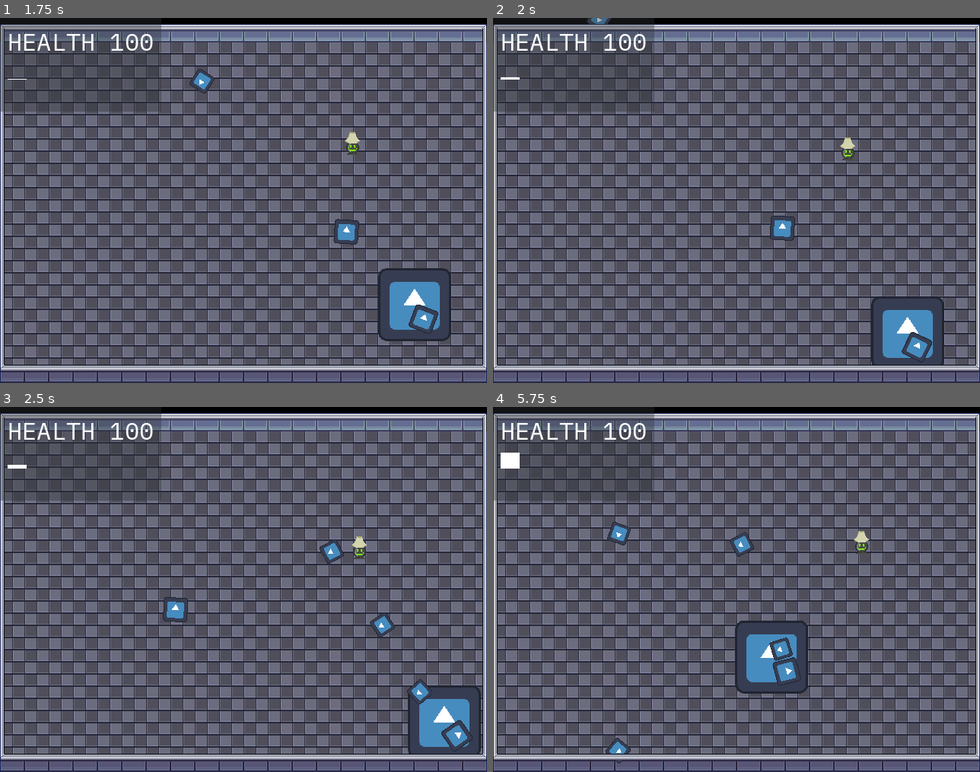
Above: before the commit, frames 1-4 (two rows, left to right).
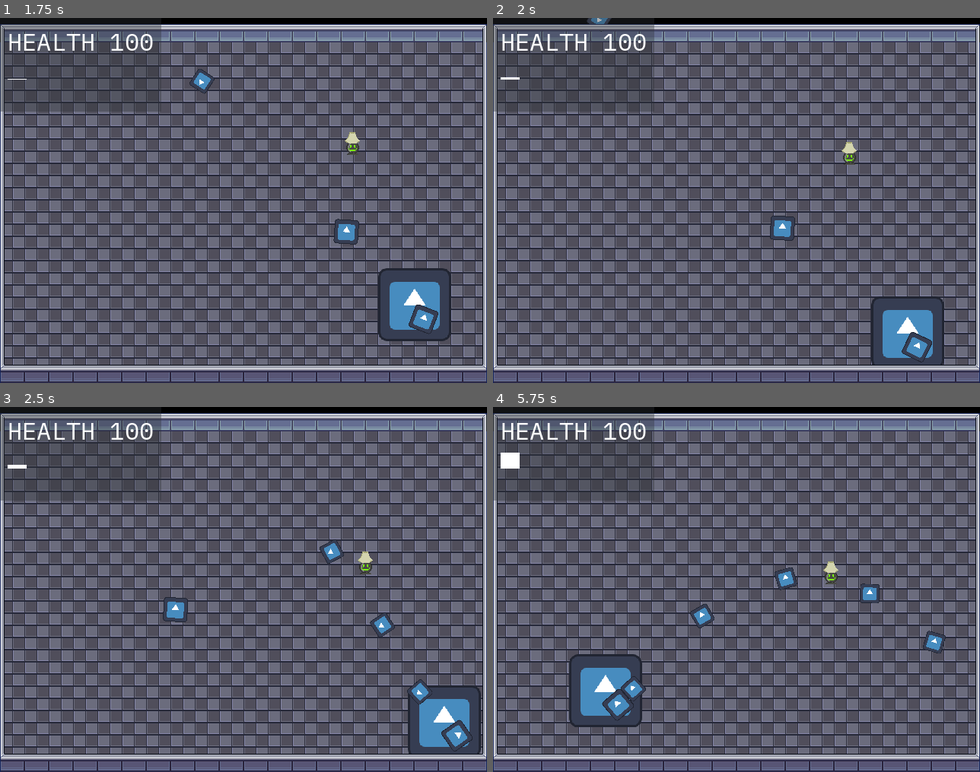
Above: after the commit, the same moments.

Repository: kevinfiddick/kill-switch
Game: Godot game, scene res://scenes/TestLevel.tscn
Same seed, same stepped clock (60 frames per second), same inputs: the game is played once before the commit and once after it. This scene is started directly instead of the project's main scene. The engine's default icon, where the game draws it, is replaced by a stand-in: a white triangle on a blue panel in a dark square.
Inputs (mouse positions are in pixels of both pictures, inside the frame that each line leads up to):
- Up to frame 1 (1.75 s): move the mouse to (350, 182) at 0.52 s; press the mouse at (350, 182) at 0.53 s; hold D (right) 0.53-1.28 s; move the mouse to (146, 218) at 1.27 s; release the mouse at (146, 218) at 1.28 s; hold Down (down) from 1.28 s (still down); right-click (146, 218) at 1.35 s
- Up to frame 2 (2 s): keep holding Down (down)
- Up to frame 3 (2.5 s): move the mouse to (292, 509) at 2.02 s; release Down (down) at 2.03 s; press the mouse at (292, 509) at 2.03 s; hold D (right) from 2.03 s (still down)
- Up to frame 4 (5.75 s): move the mouse to (712, 662) at 2.77 s; release D (right) at 2.78 s; release the mouse at (712, 662) at 2.78 s; hold Up (up) 2.78-3.53 s; right-click (712, 662) at 2.85 s; move the mouse to (882, 644) at 3.52 s; press the mouse at (882, 644) at 3.53 s; hold Left (left) 3.53-5.03 s; move the mouse to (590, 534) at 4.27 s; release the mouse at (590, 534) at 4.28 s; right-click (590, 534) at 4.35 s; move the mouse to (760, 589) at 5.02 s; press the mouse at (760, 589) at 5.03 s; hold Down (down) from 5.03 s (still down)

Frame 1 is identical in both runs. In frame 2, 0.1% of the frame differs, in the area x 71-75%, y 32-41%; in frame 3, 0.2%; in frame 4, 7.0%, in the area x 15-93%, y 31-98%.

Commit message:
Add death logic

Diff:
--- a/scenes/EnemyLamp.tscn
+++ b/scenes/EnemyLamp.tscn
@@ -1,20 +1,37 @@
-[gd_scene load_steps=6 format=3 uid="uid://livwjhvch2l5"]
+[gd_scene load_steps=8 format=3 uid="uid://livwjhvch2l5"]
 
 [ext_resource type="Script" path="res://scripts/enemy-lamp/EnemyLamp.gd" id="1_e8ihl"]
-[ext_resource type="Texture2D" uid="uid://ciipvnn7hl8ka" path="res://lamp_enemy_1.png" id="1_jdv2o"]
 [ext_resource type="PackedScene" uid="uid://c4d2o7kq4cvo8" path="res://scenes/state-machine/StateMachine.tscn" id="2_cty6b"]
 [ext_resource type="Script" path="res://scripts/enemy-lamp/FollowState.gd" id="3_3fokr"]
+[ext_resource type="Texture2D" uid="uid://3xj1lqb6opqu" path="res://assets/lamp_enemy_dead.png" id="4_ql0gg"]
+[ext_resource type="Texture2D" uid="uid://ceo4fg8lq4rqy" path="res://assets/lamp_enemy_1.png" id="5_pkl7l"]
 
 [sub_resource type="CapsuleShape2D" id="CapsuleShape2D_snlun"]
 radius = 8.0
 height = 29.0
 
+[sub_resource type="SpriteFrames" id="SpriteFrames_ti0nb"]
+animations = [{
+"frames": [{
+"duration": 1.0,
+"texture": ExtResource("4_ql0gg")
+}],
+"loop": true,
+"name": &"dead",
+"speed": 5.0
+}, {
+"frames": [{
+"duration": 1.0,
+"texture": ExtResource("5_pkl7l")
+}],
+"loop": true,
+"name": &"idle",
+"speed": 5.0
+}]
+
 [node name="EnemyLamp" type="CharacterBody2D"]
 collision_layer = 4
 script = ExtResource("1_e8ihl")
-
-[node name="Sprite2D" type="Sprite2D" parent="."]
-texture = ExtResource("1_jdv2o")
 
 [node name="CollisionShape2D" type="CollisionShape2D" parent="."]
 position = Vector2(0, 0.5)
@@ -25,3 +42,7 @@
 
 [node name="FollowState" type="Node" parent="StateMachine"]
 script = ExtResource("3_3fokr")
+
+[node name="AnimatedSprite2D" type="AnimatedSprite2D" parent="."]
+sprite_frames = SubResource("SpriteFrames_ti0nb")
+animation = &"idle"
--- a/scenes/TestLevel.tscn
+++ b/scenes/TestLevel.tscn
@@ -1,6 +1,6 @@
 [gd_scene load_steps=10 format=4 uid="uid://c0h1yc846ndk2"]
 
-[ext_resource type="Texture2D" uid="uid://bio0cehn3s4gk" path="res://Simple interior sprite sheet.png" id="1_osbuq"]
+[ext_resource type="Texture2D" uid="uid://bio0cehn3s4gk" path="res://assets/Simple interior sprite sheet.png" id="1_osbuq"]
 [ext_resource type="PackedScene" uid="uid://c2160l6nbot3u" path="res://scenes/Player.tscn" id="2_juyo5"]
 [ext_resource type="PackedScene" uid="uid://livwjhvch2l5" path="res://scenes/EnemyLamp.tscn" id="3_tf5gl"]
 
--- a/scripts/enemy-lamp/EnemyLamp.gd
+++ b/scripts/enemy-lamp/EnemyLamp.gd
@@ -2,20 +2,39 @@
 
 @export var player_reference : Node2D
 @export var SPEED = 60.0
+@export var STUN_TIMEOUT = 0.75
 @export var STUN_SPEED = 30.0
+@export var STUN_DMG = 4.0
 @export var HEALTH = 30.0
-@export var STUN_TIMEOUT = 2
 
+@onready var SPRITE = $AnimatedSprite2D
+@onready var COLLISION_SHAPE = $CollisionShape2D
+
+var current_health: float = HEALTH
 var stunned: bool = false
 var stunned_timer: Timer = null
 
 # Function to handle movement and velocity
 func movement_and_velocity(move_direction):
-	if stunned:
+	if current_health == 0:
+		velocity = 0 * move_direction
+	elif stunned:
 		velocity = STUN_SPEED * move_direction
 	else:
 		velocity = SPEED * move_direction
 	move_and_slide()  # Apply the calculated velocity to the character\
+
+func _process(delta: float) -> void:
+	if current_health == 0:
+		SPRITE.play("dead")
+		COLLISION_SHAPE.set_disabled(true)
+	elif stunned:
+		if current_health > 0:
+			current_health -= STUN_DMG * delta
+			print_debug('ENEMY HEALTH REMAINING: ' + str(current_health) )
+		else:
+			current_health = 0
+			print_debug('ENEMY DEAD: ' + str(current_health) )
 
 # Function for taking stun damage from player
 func take_stun_damage():
Renamed: Simple interior sprite sheet.png -> assets/Simple interior sprite sheet.png
Not shown, changed: assets/Simple interior sprite sheet.png.import
Renamed: lamp_enemy_1.png -> assets/lamp_enemy_1.png
Not shown, added: assets/lamp_enemy_1.png.import
Binary file added: assets/lamp_enemy_dead.png
Not shown, added: assets/lamp_enemy_dead.png.import
Binary file added: scenes/context/lamp_enemy_dead1.png
Not shown, changed: scenes/context/lamp_enemy_dead1.png.import
